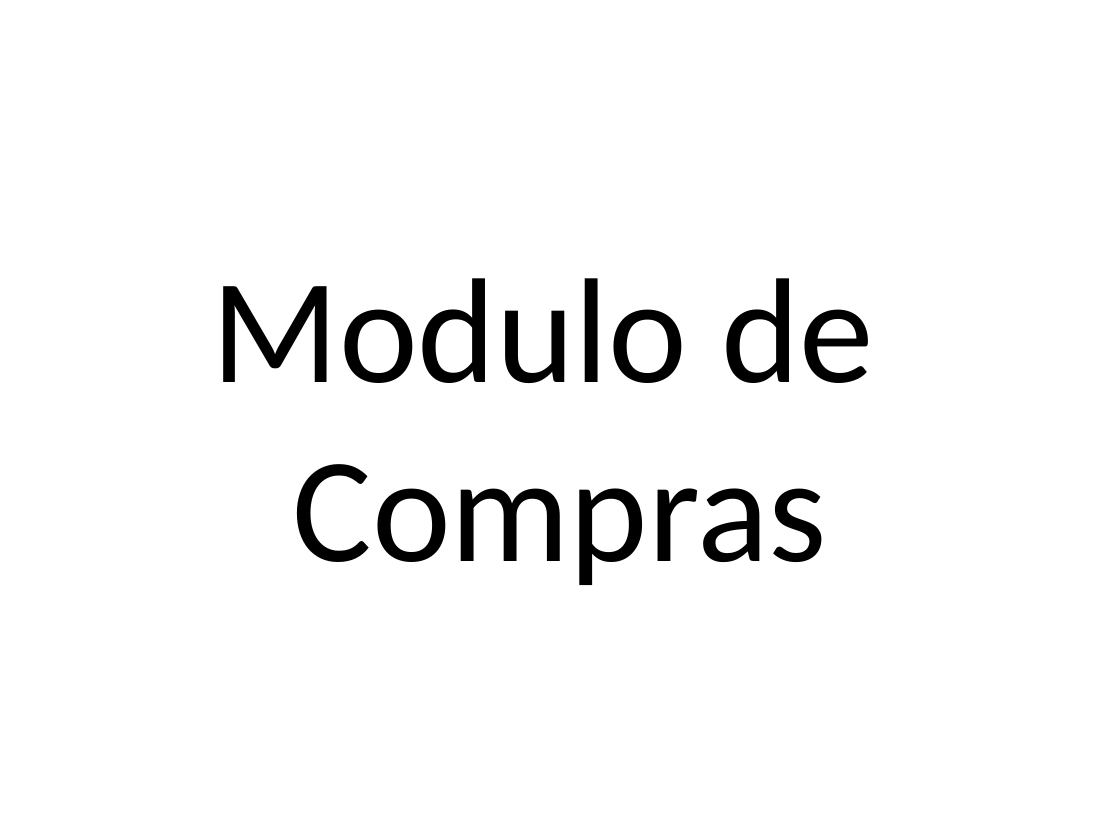
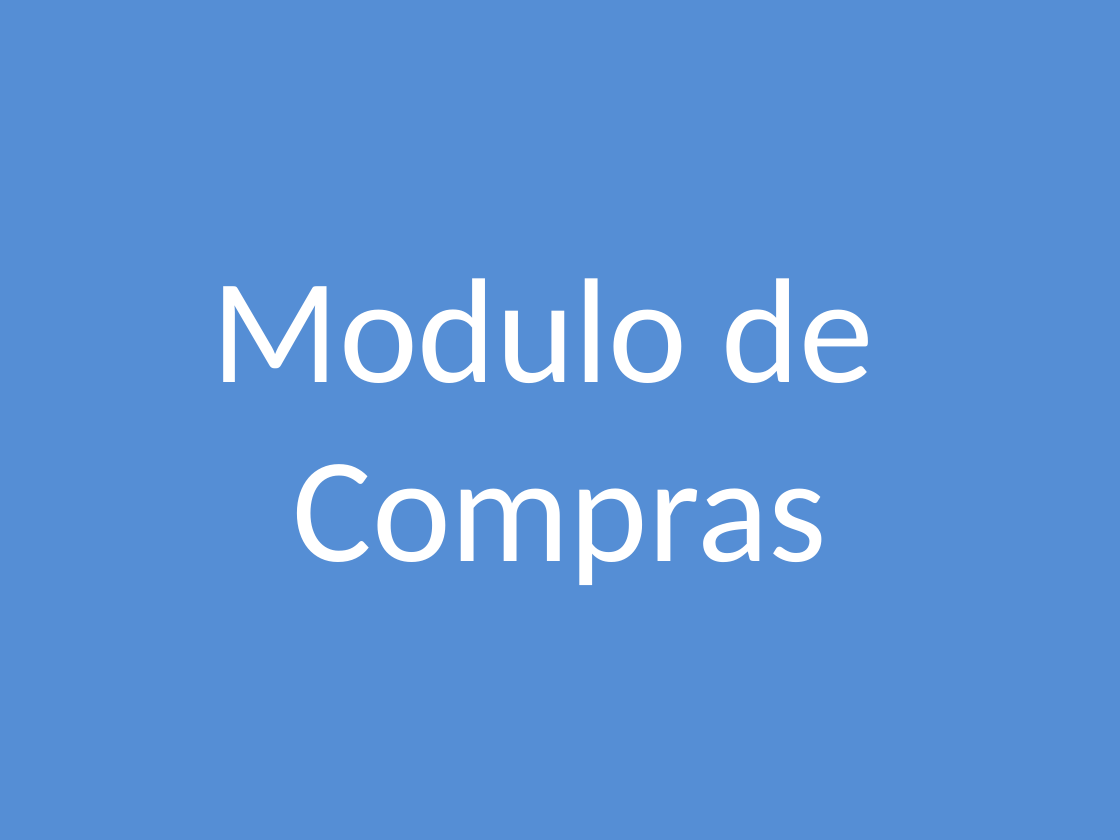
Before and after one commit to igodeveloper/infocomedor, a slide deck: slide 1 of presentacion/fede/presentacion fede.pptx. Drawn at 1120x840 pixels with LibreOffice and Linux fonts; fonts in the diff are those of the drawing. Boxes give left, top, right and bottom in pixels: in the first picture for what was removed or moved away, otherwise in the second. Text is boxed around its words. In the diff, an @@ line names an element or a change of style, - is before the commit and + after.

```diff
--- a/presentacion/fede/presentacion fede.pptx
+++ b/presentacion/fede/presentacion fede.pptx
@@ background #FFFFFF to #558ED5 @@
@@ title "Modulo de Compras" at [212, 278, 874, 585]: text colour #000000 to #FFFFFF @@
```
Also in this commit, not shown: 1 other slide changed, 7 slides added, 2 slides removed, 5 other files.
